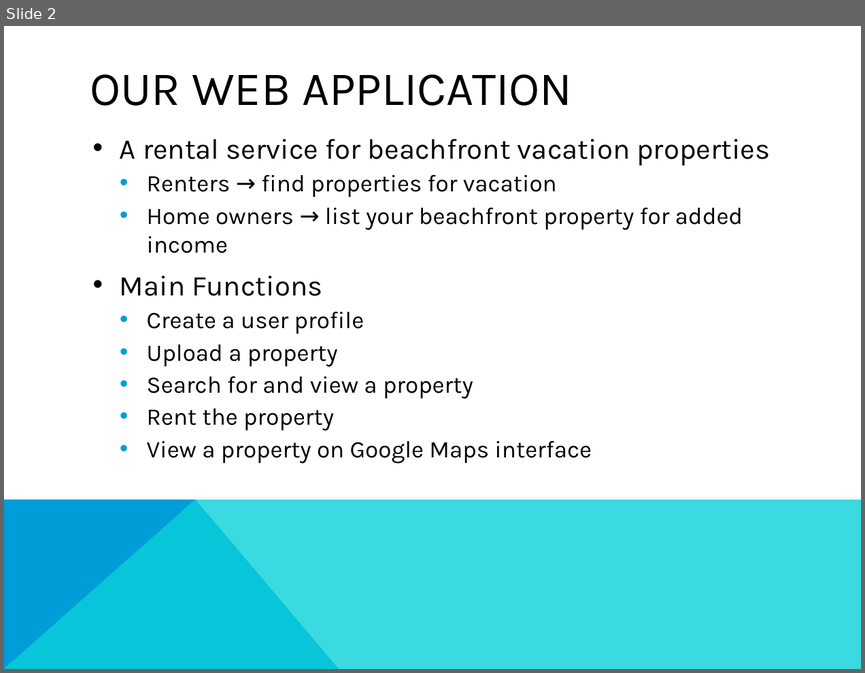
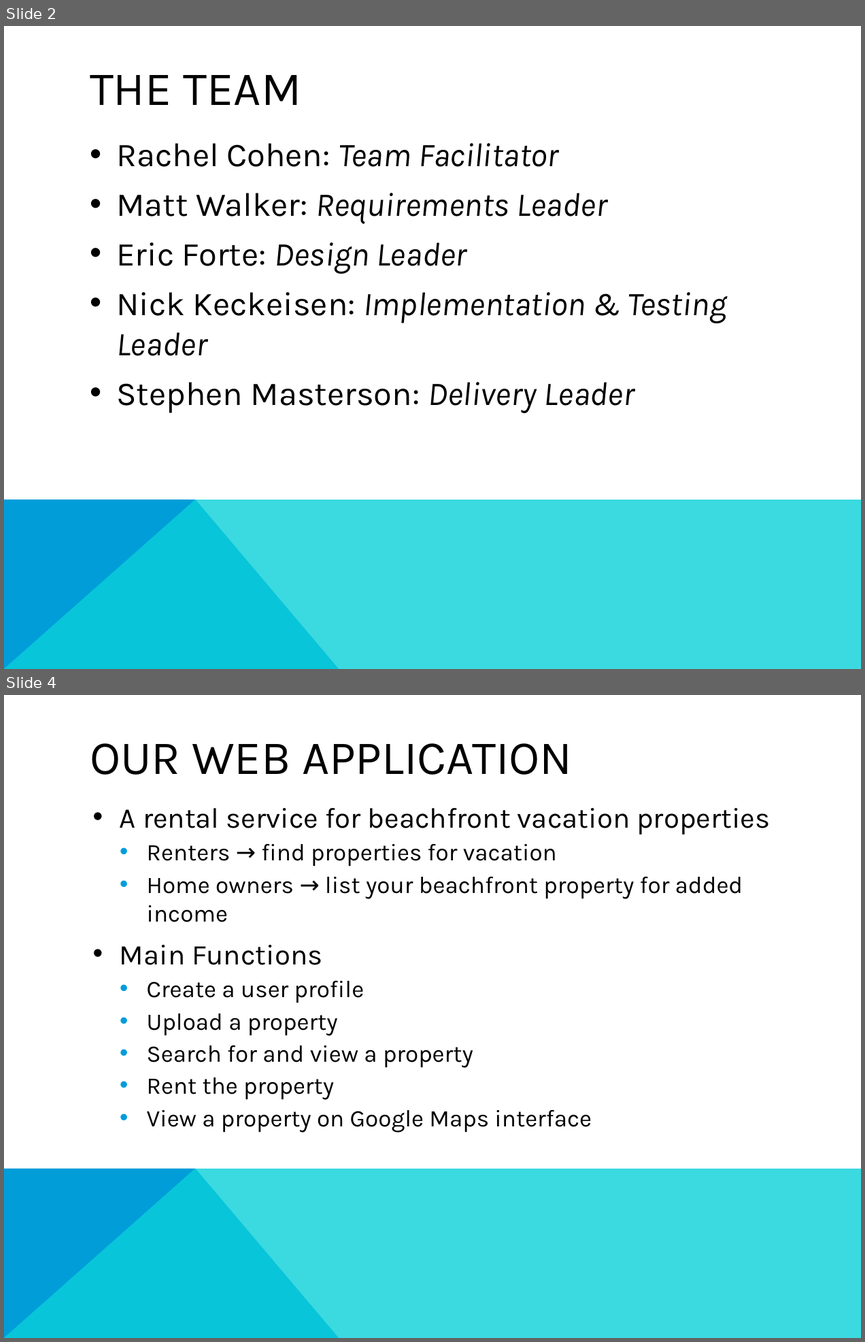
Before and after one commit to UMBC-CMSC447/Section-1-Team-3, a slide deck: Presentation/Final Presentation.pptx. Shown one above the other, each under a label of ours: slide 2 before the commit, slides 2 and 4 after it; the slides between them are not shown. The pictures are 865x673 and 865x1342 pixels, drawn with LibreOffice and Linux fonts; fonts in the diff are those of the drawing. Boxes give left, top, right and bottom in pixels: in the first picture for what was removed or moved away, otherwise in the second. Text is boxed around its words. In the diff, an @@ line names an element or a change of style, - is before the commit and + after.

```diff
--- a/Presentation/Final Presentation.pptx
+++ b/Presentation/Final Presentation.pptx
@@ slide 2 added at bbox=[4, 26, 861, 669], background #FFFFFF; not listed: 2 template elements that a slide beside it also shows @@
@@ title added at bbox=[90, 75, 302, 105], 40 pt, text #000000 @@
+THE TEAM
@@ text added at bbox=[116, 143, 726, 413], 28 pt, text #000000, italic @@
+• Rachel Cohen: Team Facilitator
+• Matt Walker: Requirements Leader
+• Eric Forte: Design Leader
+• Nick Keckeisen: Implementation & Testing Leader
+• Stephen Masterson: Delivery Leader
@@ what was slide 2 is now slide 4 @@
```
Also in this commit, not shown: 2 slides changed, 1 other slide added.
